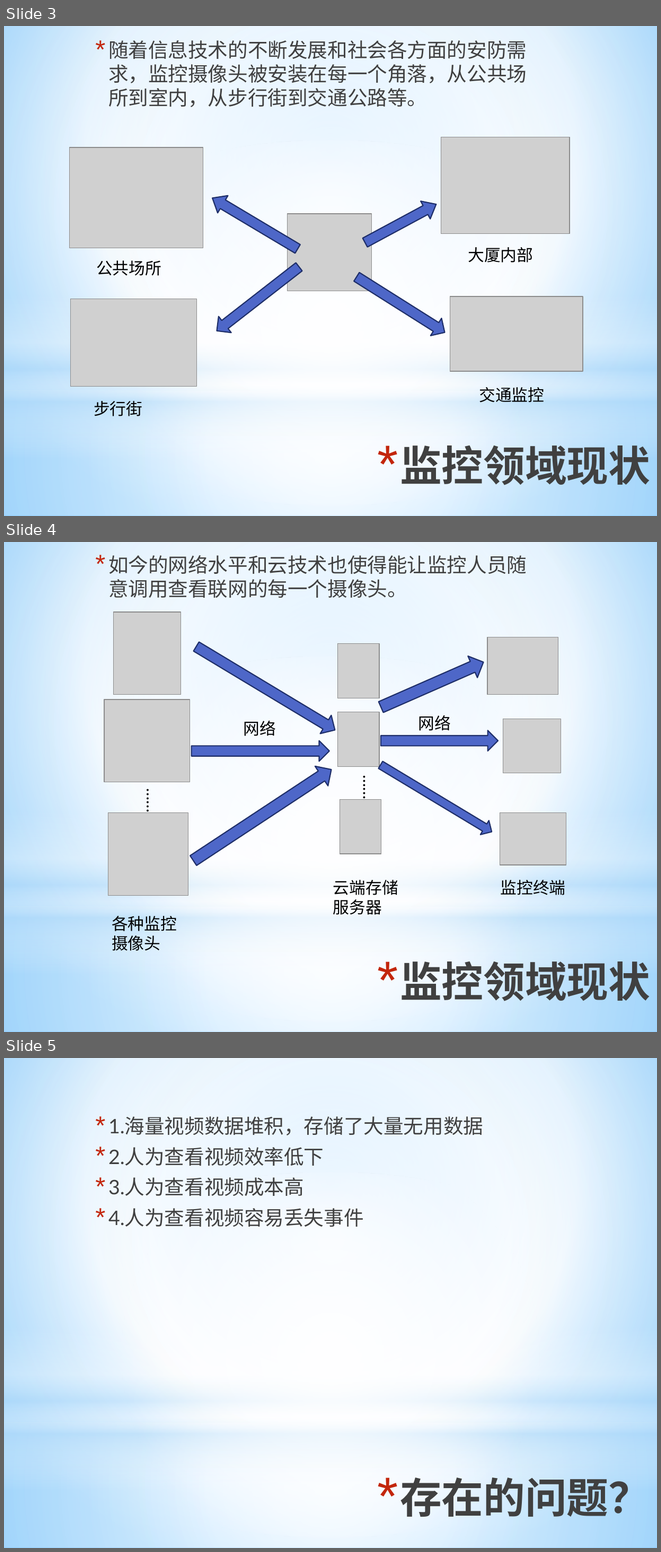
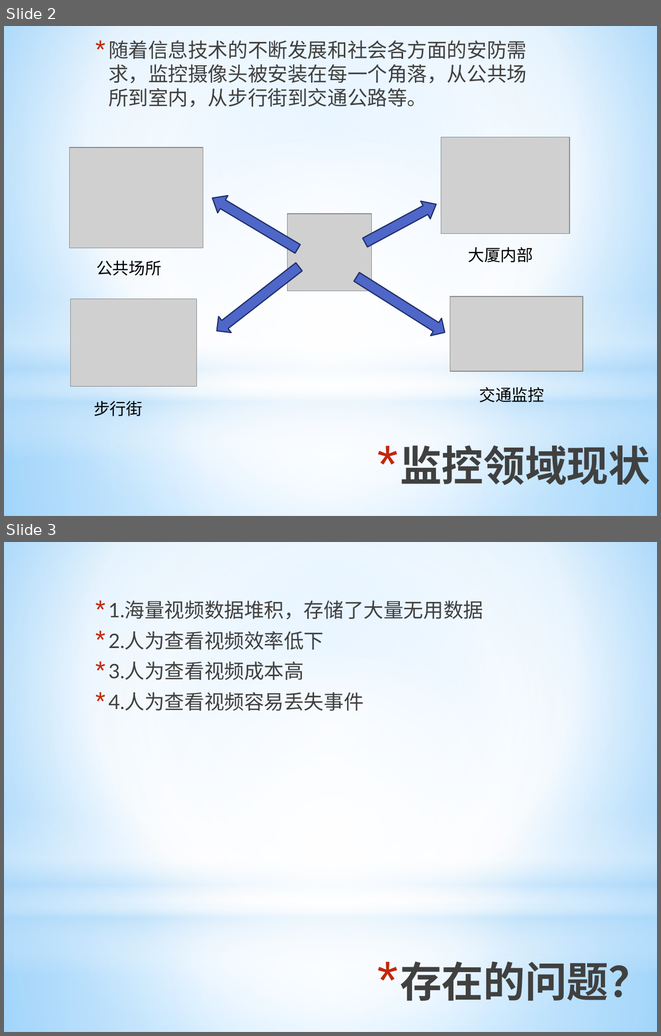
Before and after one commit to ronnyMakhuddin/motion-detect-tiqu, a slide deck: 研究生毕业设计/文档管理/预答辩/毕业设计预答辩.pptx. Shown one above the other, each under a label of ours: slides 3, 4 and 5 before the commit, slides 2 and 3 after it. The pictures are 661x1552 and 661x1036 pixels, drawn with LibreOffice and Linux fonts; fonts in the diff are those of the drawing; grey boxes stand for pictures. Boxes give left, top, right and bottom in pixels: in the first picture for what was removed or moved away, otherwise in the second. Text is boxed around its words. In the diff, an @@ line names an element or a change of style, - is before the commit and + after.

```diff
--- a/研究生毕业设计/文档管理/预答辩/毕业设计预答辩.pptx
+++ b/研究生毕业设计/文档管理/预答辩/毕业设计预答辩.pptx
@@ slide 4 removed at (x1=4, y1=542, x2=657, y2=1032), background gradient #9ED5FF to #FFFFFF to #5BB9FF; not listed: 4 template elements that a slide beside it also shows @@
@@ text removed at (x1=108, y1=555, x2=527, y2=598) @@
-* 如今的网络水平和云技术也使得能让监控人员随意调用查看联网的每一个摄像头。
@@ picture removed at (x1=114, y1=612, x2=181, y2=694) @@
@@ right arrow removed at (x1=191, y1=637, x2=341, y2=739) @@
@@ picture removed at (x1=338, y1=644, x2=379, y2=698) @@
@@ right arrow removed at (x1=376, y1=651, x2=488, y2=717) @@
@@ picture removed at (x1=487, y1=637, x2=558, y2=694) @@
@@ picture removed at (x1=105, y1=699, x2=190, y2=782) @@
@@ picture removed at (x1=338, y1=712, x2=379, y2=766) @@
@@ text removed at (x1=418, y1=715, x2=451, y2=731) @@
-网络
@@ text removed at (x1=243, y1=721, x2=276, y2=736) @@
-网络
@@ right arrow removed at (x1=381, y1=730, x2=498, y2=750) @@
@@ picture removed at (x1=503, y1=719, x2=560, y2=773) @@
@@ right arrow removed at (x1=192, y1=741, x2=329, y2=761) @@
@@ right arrow removed at (x1=187, y1=760, x2=338, y2=870) @@
@@ right arrow removed at (x1=376, y1=758, x2=496, y2=839) @@
@@ text removed at (x1=350, y1=769, x2=383, y2=799) @@
-……
@@ text removed at (x1=133, y1=782, x2=166, y2=812) @@
-……
@@ picture removed at (x1=339, y1=799, x2=381, y2=854) @@
@@ picture removed at (x1=108, y1=812, x2=188, y2=896) @@
@@ picture removed at (x1=500, y1=812, x2=566, y2=865) @@
@@ text removed at (x1=333, y1=880, x2=398, y2=915) @@
-云端存储服务器
@@ text removed at (x1=501, y1=880, x2=566, y2=895) @@
-监控终端
@@ text removed at (x1=112, y1=916, x2=177, y2=951) @@
-各种监控摄像头
@@ title removed at (x1=400, y1=954, x2=650, y2=1007) @@
-* 监控领域现状
@@ what was slide 3 is now slide 2 @@
@@ what was slide 5 is now slide 3 @@
```
Also in this commit, not shown: 1 slide changed, 1 other slide removed.
